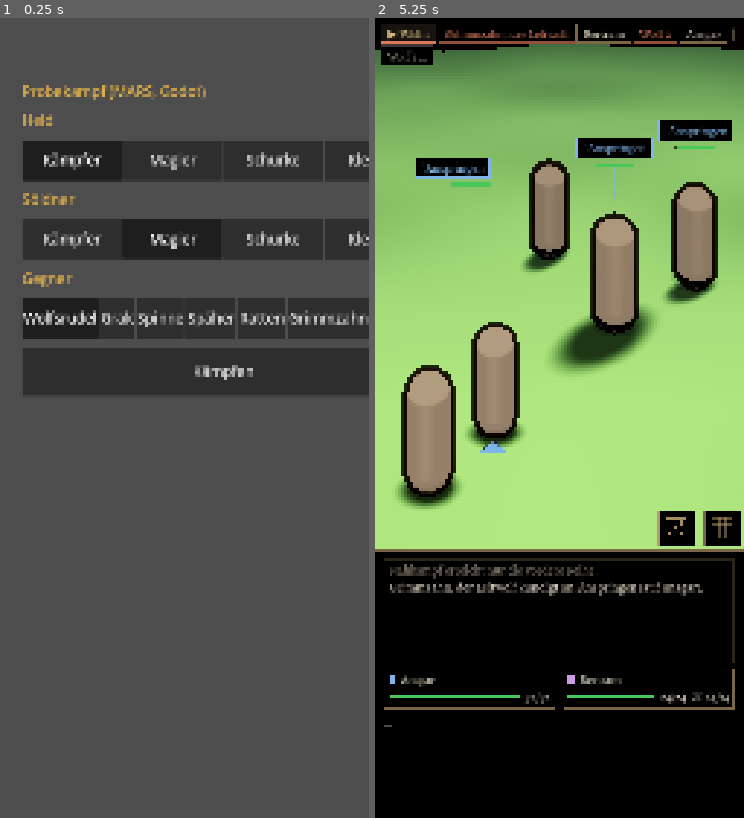
Above: before the commit, frames 1-2 (left to right).
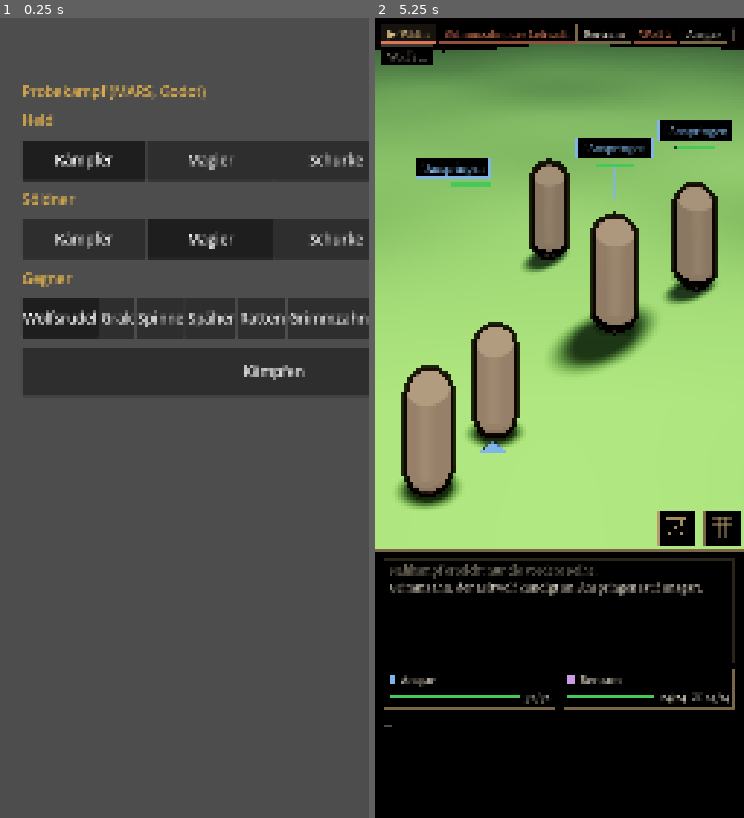
Above: after the commit, the same moments.

Repository: tramour-cmyk/androidapp_rpg_bornim
Game: Godot game, scene res://kampf/probe.tscn
The game is run twice, just before and just after one commit, with the same random seed, the same clock (stepped at 60 frames per second) and the same inputs.
Inputs:
- Up to frame 1 (0.25 s): no input
- Up to frame 2 (5.25 s): click "Wolfsrudel" at 0.5 s; click "Grak" at 1.25 s; click "Spinne" at 2 s; click "Späher" at 2.75 s; click "Ratten" at 3.5 s; click "Grimmzahn" at 4.25 s; click "Kämpfen" at 5 s

The runs differ from the first frame. In frame 1, 1.9% of the frame differs, in the area x 11-100%, y 15-46%; in frame 2, nothing differs.

Commit message:
348.7: Goblin-Späher Runde 1: drei Kits (Wams und Kapuze, Kappe und Fell, Wams und Fell), Kurzbogen links
Liste LISTE-FIGUREN „Goblin-Späher“, Körper und Kopf wie Goblin r5. goblin.py ART=goblin_archer (Kits wie MonsterKit goblin_archer), Kapuze mit Gesichtsöffnung, Zipfel, Kragen; Fellzotten am Saum (nur Späher). waffen.py shortbow wie Dress.bow (101 cm, für Goblins 0,58 der Größe). figur.gd: Mars.SCOUT → goblin_archer-<kit>, Bogen aufrecht in der linken Faust, Bogenebene seitlich, ohne Tusche (Schablone 2); Probe GEGNER=SCOUTS. Workflow baut die Späher.
Helfer (3 Runden + Endstand): Bogen mit Krümmung, Holz, Sehne sichtbar, nicht mehr durchs Bein; Kapuze liest sich als Kapuze; Wams dunkler. Offen: Faust im unteren Drittel des Bogens, Bogen schräg vom Körper statt aufrecht zum Gegner; Ohren durch die Kapuze; Fell bleibt Oberteil, Kits nur am Kopf verschieden; Kappe wie Topfschnitt (wie Goblin); Fransen/Splitter an der rechten Hand gob2/gob3; gelbe Krümel an der Bogenhand; gob3 blickt nach links. Pfeil in der Zughand probiert, las sich als Stock, wieder heraus.
vglmass --halb: alt 76, neu 75, Sättigung 33 → 31 %, frei.
Kerntests: MARS golden 0 abweichend, Regeln 0, Kampfort 24 Kämpfe 0 hängen.

Co-Authored-By: Claude Opus 5.5 <noreply@anthropic.com>
Claude-Session: https://claude.ai/code/session_01XLx9C2T7XsjSLo5bZvCSdF

Diff:
--- a/godot/kampf/figur.gd
+++ b/godot/kampf/figur.gd
@@ -28,6 +28,10 @@
 const ART_GROESSE := {"dire_wolf": 1.75, "giant_rat": 0.6 / 0.3}
 ## 348.7: die drei Goblins aus goblin.py (Krummsäbel und Schild mit Wams und Fell, Handbeil mit Kappe, zwei Klingen mit Helm)
 const GOBLIN_KITS := ["leder", "kappe", "helm"]
+## 348.7 Goblin-Späher (goblin.py ART=goblin_archer): Wams und Kapuze, Kappe und Fell, Wams und Fell; Kurzbogen links
+const SCOUT_KITS := ["kapuze", "kappe", "fell"]
+## Kurzbogen wie Dress.bow: 0,58 der Größe des Schützen (waffen.py baut ihn 101 cm, für den Menschen)
+const GOB_BOGEN := 0.58 / 1.01
 ## Runde 3: Waffen und Schild der Goblins gegen die Menschenwaffen (waffen.py) verkleinert
 const GOB_WAFFE := 0.8
 const GOB_SCHILD := 0.65
@@ -60,7 +64,7 @@
 	model.scale = Vector3.ONE * _scale() / ART_GROESSE.get(art(), 1.0)
 	if fighter.monster == null:
 		_arm()
-	elif fighter.monster.id == Mars.CALLED:
+	elif fighter.monster.id in [Mars.CALLED, Mars.SCOUT]:
 		_arm_goblin()
 	if fighter.monster != null:
 		var sk: Skeleton3D = _find(model, "Skeleton3D")
@@ -183,8 +187,8 @@
 		if ERSATZ_FELLE.has(art):
 			return "res://kampf/daten/%s-%s.bin" % [art, ERSATZ_FELLE[art][n % ERSATZ_FELLE[art].size()]]
 		return "res://kampf/daten/wolf-%s.bin" % WOLF_COATS[n % WOLF_COATS.size()]
-	if fighter.monster.id == Mars.CALLED:     # 348.7: Goblin je Nummer eines der drei Kits (goblin.py, MonsterKits)
-		return "res://kampf/daten/goblin-%s.bin" % GOBLIN_KITS[(maxi(fighter.nr, 1) - 1) % GOBLIN_KITS.size()]
+	if fighter.monster.id in [Mars.CALLED, Mars.SCOUT]:     # 348.7: Goblin, Späher je Nummer eines der drei Kits (goblin.py, MonsterKits)
+		return "res://kampf/daten/%s-%s.bin" % [fighter.monster.id, _gob_kit()]
 	return "res://kampf/daten/%s.bin" % fighter.monster.id
 
 
@@ -240,13 +244,18 @@
 		_hold(sk, "L", off)
 
 
-## 348.7: die Waffen des Kits (goblin-info.json „waffen“: rechte Hand, dann linke), Griff nach den Maßen des Goblins
+func _gob_kit() -> String:
+	var kits: Array = SCOUT_KITS if fighter.monster.id == Mars.SCOUT else GOBLIN_KITS
+	return kits[(maxi(fighter.nr, 1) - 1) % kits.size()]
+
+
+## 348.7: die Waffen des Kits (<art>-info.json „waffen“: rechte Hand, dann linke; leer = Hand frei), Griff nach den Maßen des Goblins
 func _arm_goblin() -> void:
 	var sk := _find(model, "Skeleton3D") as Skeleton3D
-	var f := FileAccess.open("res://kampf/daten/goblin-info.json", FileAccess.READ)
+	var f := FileAccess.open("res://kampf/daten/%s-info.json" % fighter.monster.id, FileAccess.READ)
 	if sk == null or f == null:
 		return
-	var info: Dictionary = JSON.parse_string(f.get_as_text()).get(GOBLIN_KITS[(maxi(fighter.nr, 1) - 1) % GOBLIN_KITS.size()], {})
+	var info: Dictionary = JSON.parse_string(f.get_as_text()).get(_gob_kit(), {})
 	gob_h = info.get("groesse_cm", 110.0) / 100.0
 	if not is_inside_tree():     # der Kampfort hängt die Figur erst nach setup() ein; vorher spielt der AnimationPlayer nichts
 		await tree_entered
@@ -258,9 +267,11 @@
 		sk.force_update_all_bone_transforms()
 	var w: Array = info.get("waffen", [])
 	for i in mini(w.size(), 2):
+		if String(w[i]) == "":
+			continue
 		# Runde 3 (Prüfer Runde 2: Schwert fast so lang wie der Goblin, Schild vom Kinn bis zu den Füßen): Waffen der Goblins kleiner
 		_hold(sk, "R" if i == 0 else "L", w[i], info.get("griff_m", GRIP_CM * CM), info.get("handflaeche_m", PALM_CM * CM),
-			GOB_SCHILD if String(w[i]).contains("shield") else GOB_WAFFE)
+			GOB_SCHILD if String(w[i]).contains("shield") else (GOB_BOGEN * gob_h if String(w[i]) == "shortbow" else GOB_WAFFE))
 
 
 ## Hangs [what] (a .glb in metres, grip at its origin) on the forearm of [side]; the model is in metres too (held.glb, goblin-*.glb).
@@ -298,6 +309,15 @@
 			o = Vector3(0, grip * 0.35, 0) - inward * 4.0 * CM + front * 3.0 * CM     # gedreht stach die Faust durchs Brett
 		else:
 			o = Vector3(0, grip * 0.35, 0) - inward * 4.0 * CM
+	elif what.contains("bow"):
+		# 348.7 Späher: Bogen ungespannt in Ruhe wie Dress.bow: aufrecht in der Faust, der obere Wurfarm 15° zum Gegner geneigt,
+		# die Sehne zum Körper
+		var up := (-down * cos(deg_to_rad(15.0)) + fwd * sin(deg_to_rad(15.0))).normalized()
+		# Runde 1b (Prüfer 1a: von vorn nur ein Strich): Bogenebene seitlich, der Rücken nach außen und etwas vor, so zeigt er die Krümmung
+		var aside := -inward * 0.9 + fwd * 0.3
+		var back := (aside - up * aside.dot(up)).normalized()
+		b = Basis(back, up, back.cross(up))
+		o = Vector3(0, grip, 0) + inward * palm
 	elif what in STAFFS:
 		# Stab senkrecht neben dem Körper, in der Mitte gefasst
 		b = Basis(fwd, -down, fwd.cross(-down))
@@ -313,6 +333,20 @@
 		o = Vector3(0, grip, 0) + inward * palm
 	w.transform = Transform3D(Basis(b.x * size, b.y * size, b.z * size), o)
 	w.name = "Waffe" if side == "R" else "Schild"
+	if what == "shortbow" and fighter.monster != null:
+		# Späher Runde 1c (Prüfer 1a, 1b: der Bogen ein schwarzer Strich, die Tusche ist breiter als der Wurfarm): ohne Tusche wie
+		# Held und Söldner (Schablone 2), so liest sich das Holz mit der Krümmung
+		for m in mats.slice(mats.size() - _count_meshes(w)):
+			(m as ShaderMaterial).shader = toon_mark()
+
+
+func _count_meshes(n: Node) -> int:
+	var c := 0
+	if n is MeshInstance3D:
+		c += (n as MeshInstance3D).mesh.get_surface_count()
+	for k in n.get_children():
+		c += _count_meshes(k)
+	return c
 
 
 # Schablone wie Toms gebiet.gd toon_mark: 2 = Held, Söldner und ihre Waffen mit feinerer Tusche (Prüfer Stand 7: Tusche frass
--- a/godot/kampf/kampfort.gd
+++ b/godot/kampf/kampfort.gd
@@ -468,7 +468,7 @@
 		return 1.0
 	if f.monster.id == Mars.WOLF:
 		return FOE_SIZE * WOLF_SIZE * ART_SIZE.get(Figur.ersatz(), 1.0)
-	if f.monster.id == Mars.CALLED:     # 348.7: Goblin in echter Größe (goblin.py), im Bild wie FoeArt (PX 0,66 wie BeastArt, Held 0,75)
+	if f.monster.id in [Mars.CALLED, Mars.SCOUT]:     # 348.7: Goblin in echter Größe (goblin.py), im Bild wie FoeArt (PX 0,66 wie BeastArt, Held 0,75)
 		return FOE_SIZE * WOLF_SIZE
 	return FOE_SIZE
 
--- a/godot/kampf/probe.gd
+++ b/godot/kampf/probe.gd
@@ -9,7 +9,7 @@
 const Figur = preload("res://kampf/figur.gd")
 const CLASSES := ["FIGHTER", "WIZARD", "ROGUE", "CLERIC"]
 const NAMES := {"FIGHTER": "Kämpfer", "WIZARD": "Magier", "ROGUE": "Schurke", "CLERIC": "Kleriker"}
-const FOES := {"WOLVES": "Wolfsrudel", "GRAK": "Grak", "SPIDER": "Spinne", "SCOUT": "Späher", "RATS": "Ratten", "GRIMM": "Grimmzahn", "GOBLINS": "Goblins"}
+const FOES := {"WOLVES": "Wolfsrudel", "GRAK": "Grak", "SPIDER": "Spinne", "SCOUT": "Späher", "RATS": "Ratten", "GRIMM": "Grimmzahn", "GOBLINS": "Goblins", "SCOUTS": "Goblin-Späher"}
 
 var tables: Dictionary
 var hero_cls := "FIGHTER"
@@ -291,6 +291,8 @@
 		"GRIMM": [[Figur.GRIMM, Mars.WOLF, Vector2i(0, 0)], ["wolf1", Mars.WOLF, Vector2i(1, 0)], ["wolf2", Mars.WOLF, Vector2i(1, 1)]],
 		# 348.7: drei Goblins, je eines der Kits (goblin.py), mit den Regeln des Goblins
 		"GOBLINS": [["gob1", Mars.CALLED, Vector2i(0, 0)], ["gob2", Mars.CALLED, Vector2i(0, 1)], ["gob3", Mars.CALLED, Vector2i(1, 0)]],
+		# 348.7: drei Goblin-Späher, je eines der Kits (goblin.py ART=goblin_archer), mit den Regeln des Spähers
+		"SCOUTS": [["gob1", Mars.SCOUT, Vector2i(0, 0)], ["gob2", Mars.SCOUT, Vector2i(0, 1)], ["gob3", Mars.SCOUT, Vector2i(1, 0)]],
 	}[foe]
 	Figur.ersatz_art = "giant_rat" if foe == "RATS" else ""
 	if still_name != "":
Not shown, changed: .github/workflows/godot-kampf.yml
Not shown, changed: tools/blender348/goblin.py
Not shown, changed: tools/blender348/waffen.py
